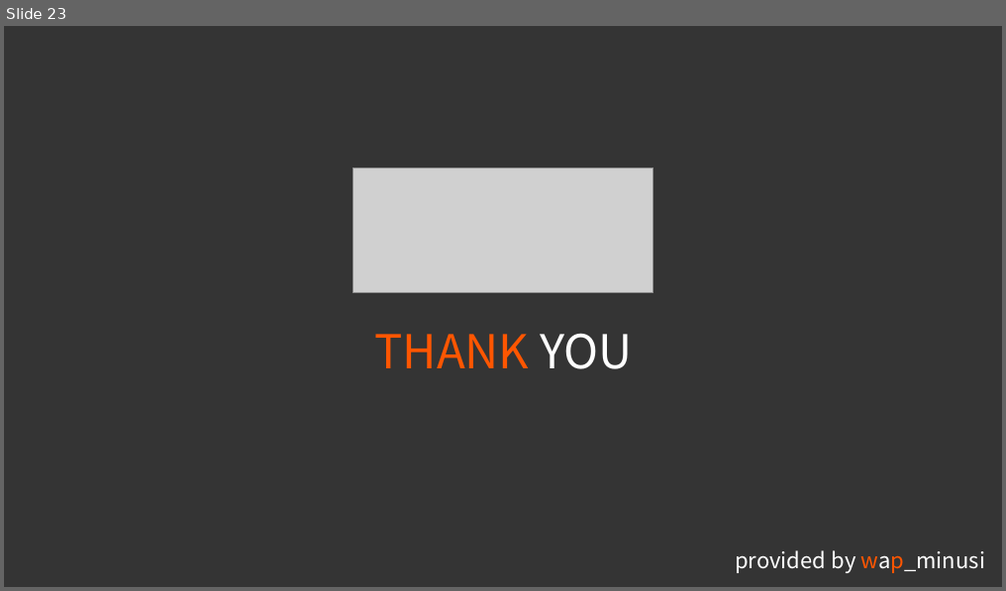
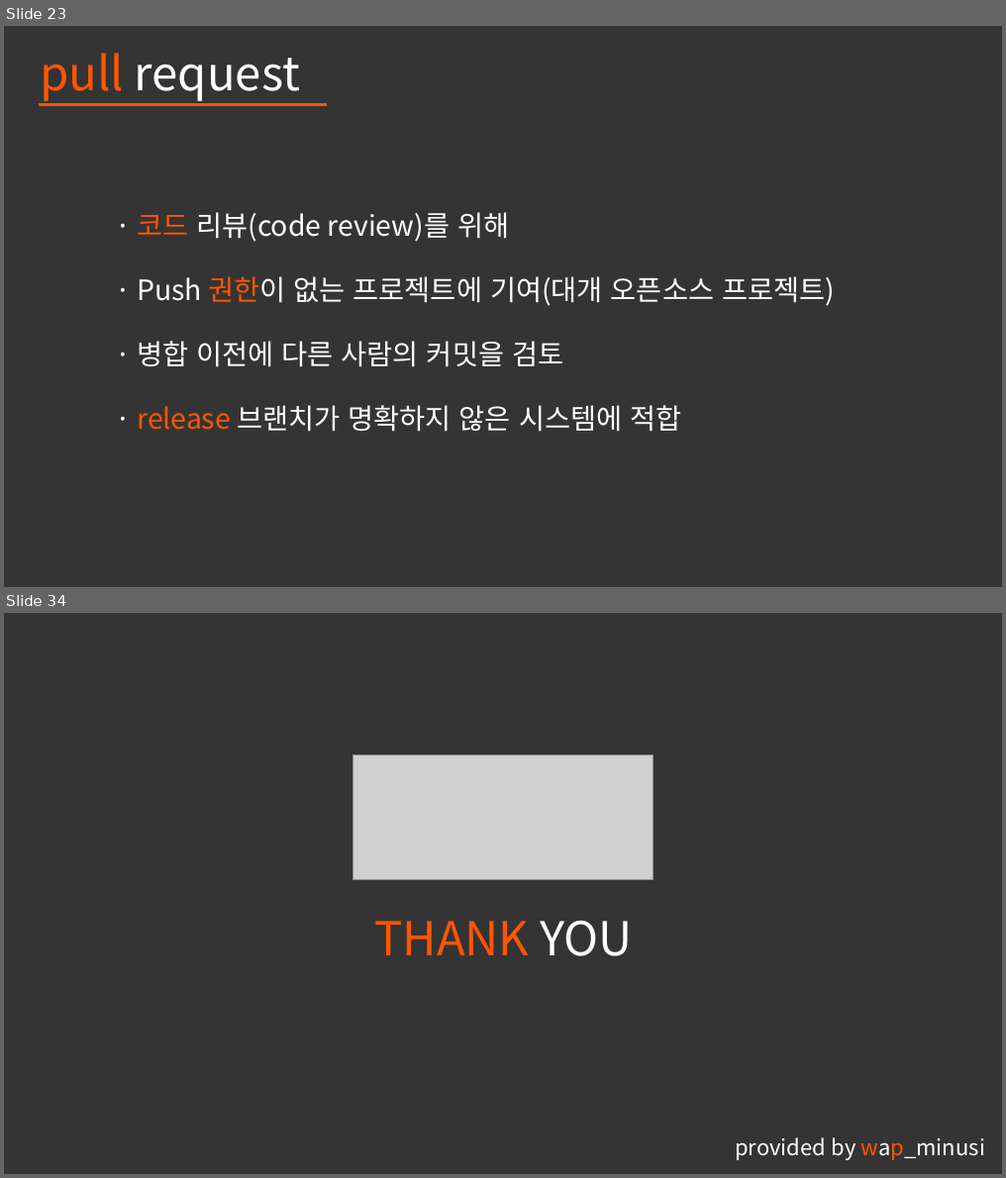
Before and after one commit to pknu-wap/git-flow-seminar, a slide deck: WAP_Git Flow & Pull Request_Minusi.pptx. Shown one above the other, each under a label of ours: slide 23 before the commit, slides 23 and 34 after it; the slides between them are not shown. The pictures are 1006x591 and 1006x1178 pixels, drawn with LibreOffice and Linux fonts; fonts in the diff are those of the drawing; grey boxes stand for pictures; background and template pictures are left out. Boxes give left, top, right and bottom in pixels: in the first picture for what was removed or moved away, otherwise in the second. Text is boxed around its words. In the diff, an @@ line names an element or a change of style, - is before the commit and + after.

Commit message:
update seminar ppt about pull request section

```diff
--- a/WAP_Git Flow & Pull Request_Minusi.pptx
+++ b/WAP_Git Flow & Pull Request_Minusi.pptx
@@ slide 23 added at [4,26,1002,587], background #343434 @@
@@ text added at [40,53,300,101], 45 pt, text #FFFFFF @@
+pull request
@@ line added from (39, 104) to (327, 104), #FFFFFF 3 pt @@
@@ line added from (39, 104) to (313, 104), #FFFFFF 3 pt @@
@@ text added at [137,212,509,242], 27 pt, text #FFFFFF @@
+· 코드 리뷰(code review)를 위해
@@ text added at [137,276,835,306], 27 pt, text #FFFFFF @@
+· Push 권한이 없는 프로젝트에 기여(대개 오픈소스 프로젝트)
@@ text added at [137,341,563,368], 27 pt, text #FFFFFF @@
+· 병합 이전에 다른 사람의 커밋을 검토
@@ text added at [137,405,681,432], 27 pt, text #FFFFFF @@
+· release 브랜치가 명확하지 않은 시스템에 적합
@@ what was slide 23 is now slide 34 @@
```
Also in this commit, not shown: 11 other slides added, 1 slide removed.
